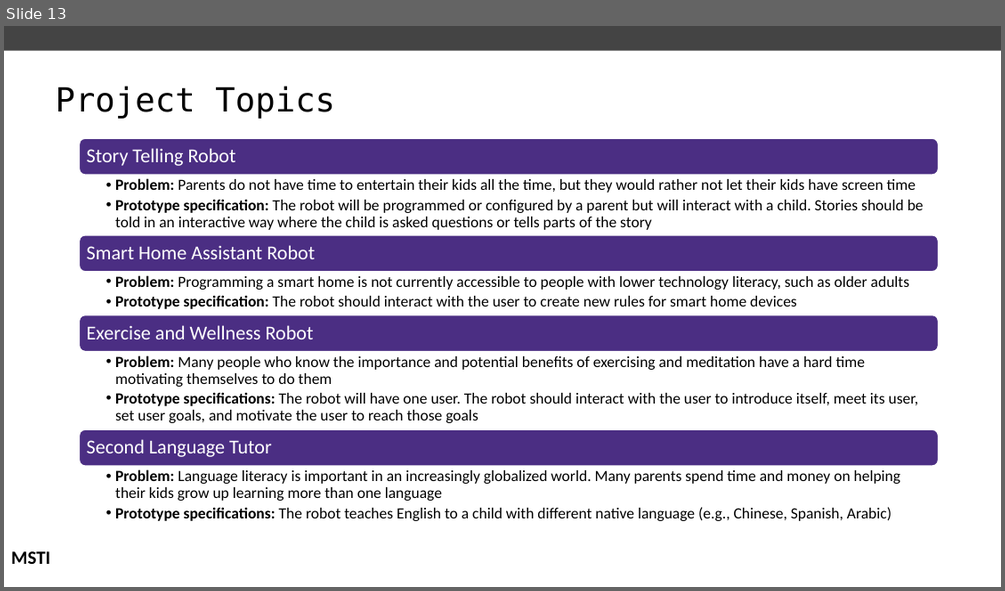
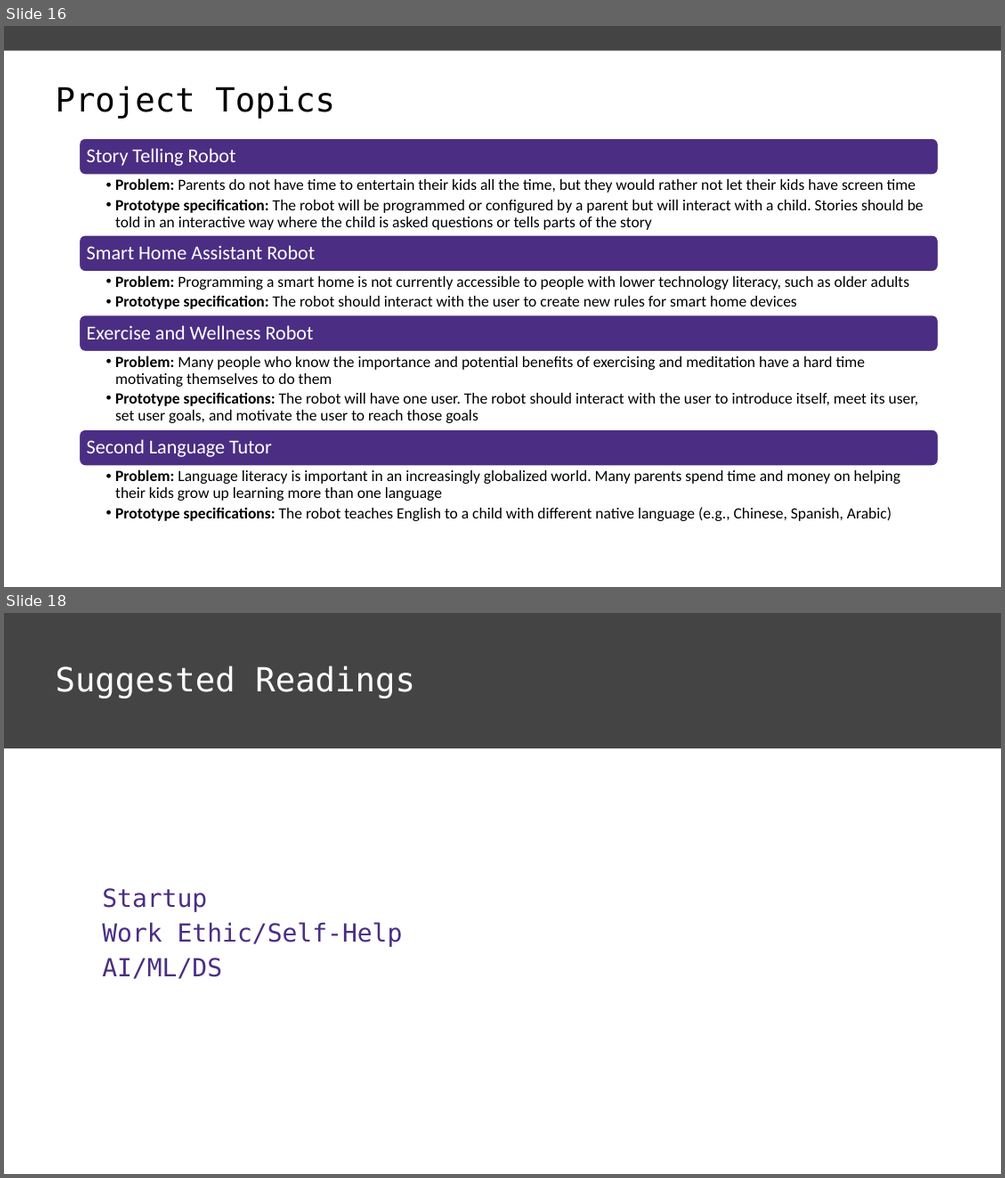
Before and after one commit to wesleybeckner/technin510, a slide deck: technin510/Week 1/Technin510 P1 Welcome to 510.pptx. Shown one above the other, each under a label of ours: slide 13 before the commit, slides 16 and 18 after it; the slides between them are not shown. The pictures are 1005x591 and 1005x1178 pixels, drawn with LibreOffice and Linux fonts; fonts in the diff are those of the drawing; background and template pictures are left out. Boxes give left, top, right and bottom in pixels: in the first picture for what was removed or moved away, otherwise in the second. Text is boxed around its words. In the diff, an @@ line names an element or a change of style, - is before the commit and + after.

```diff
--- a/technin510/Week 1/Technin510 P1 Welcome to 510.pptx
+++ b/technin510/Week 1/Technin510 P1 Welcome to 510.pptx
@@ slide 18 added at (4,613,1001,1174), background #FFFFFF @@
@@ rectangle added at (4,613,1001,748), fill #444444 @@
@@ text added at (56,666,415,698), 32 pt, text #FFFFFF @@
+Suggested Readings
@@ text added at (102,888,403,979), 24 pt, text #4B2E83 @@
+Startup
+Work Ethic/Self-Help
+AI/ML/DS
@@ what was slide 13 is now slide 16 @@
@@ slide 16 changed as well @@
@@ text removed at (11,551,50,564) @@
-MSTI
```
Also in this commit, not shown: 10 other slides changed, 6 other slides added, 18 other files.
